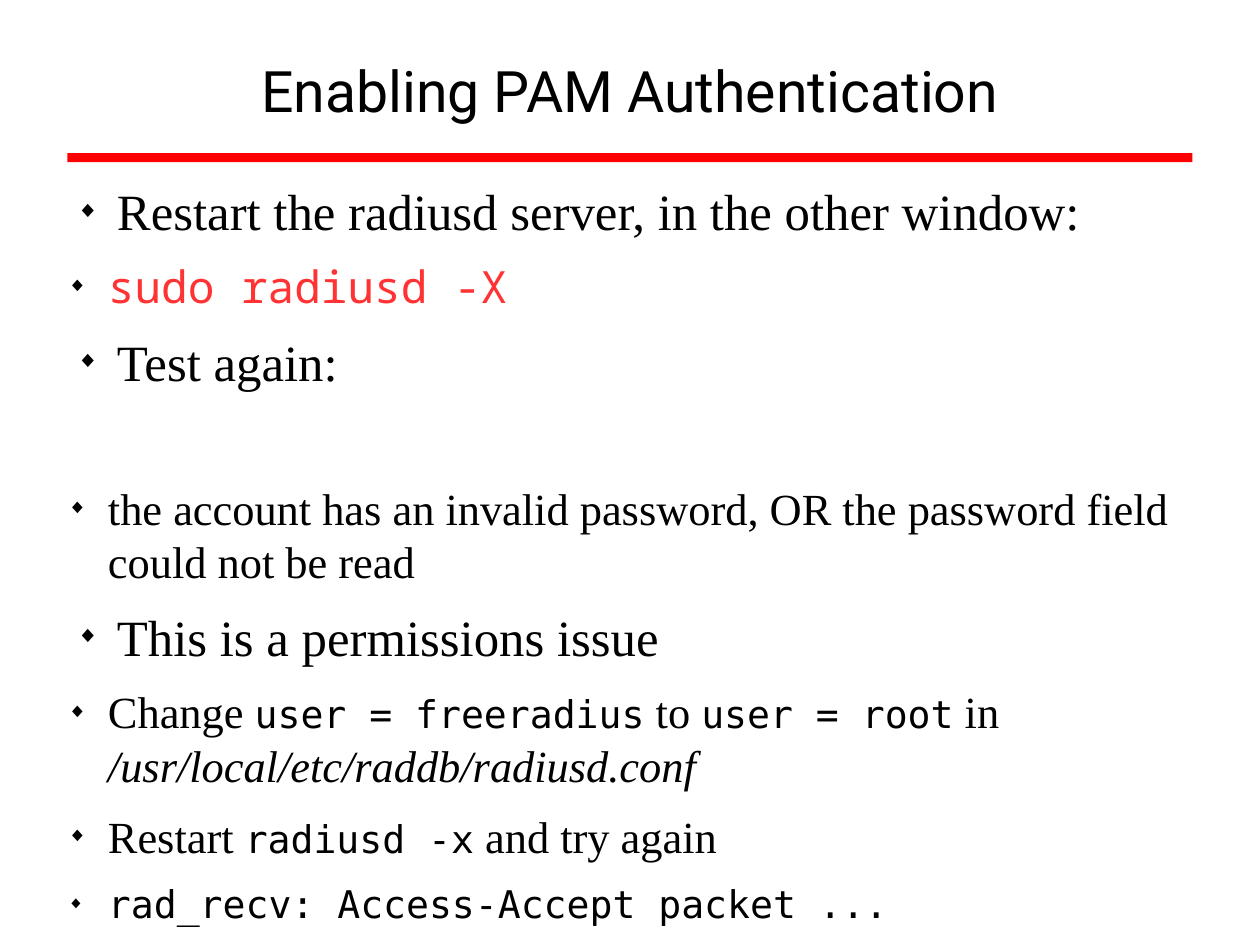
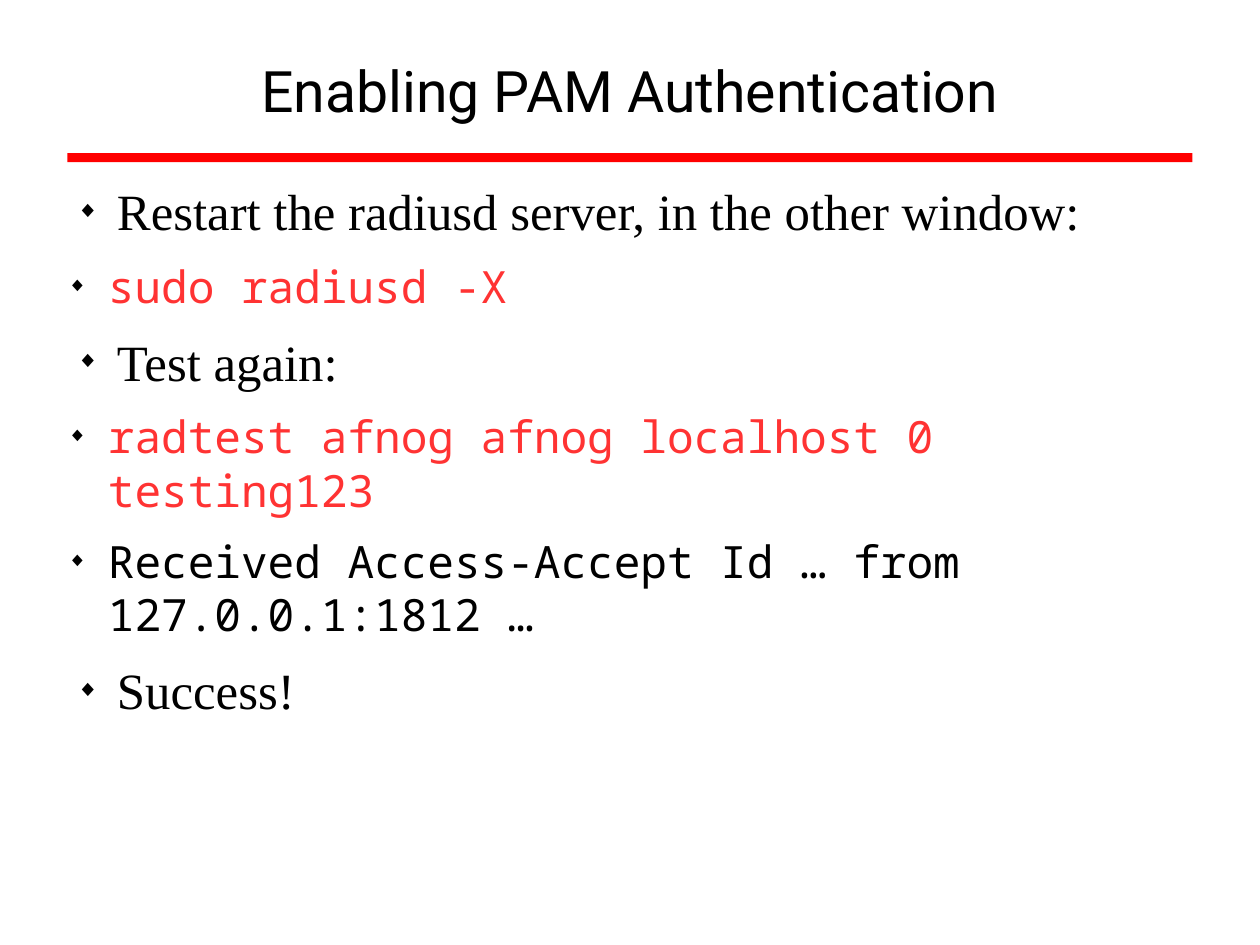
Before and after one commit to afnog/sse, a slide deck: slide 34 of radius/radius_presentation.odp. Drawn at 1260x945 pixels with LibreOffice and Linux fonts; fonts in the diff are those of the drawing; background and template pictures are left out. Boxes give left, top, right and bottom in pixels: in the first picture for what was removed or moved away, otherwise in the second. Text is boxed around its words. In the diff, an @@ line names an element or a change of style, - is before the commit and + after.

```diff
--- a/radius/radius_presentation.odp
+++ b/radius/radius_presentation.odp
@@ text at bbox=[108, 419, 960, 710]: text changed; font Times New Roman to Noto Sans Mono @@
-  ◆ the account has an invalid password, OR the password field could not be read
-◆ This is a permissions issue
-  ◆ Change user = freeradius to user = root in /usr/local/etc/raddb/radiusd.conf
-  ◆ Restart radiusd -x and try again
-  ◆ rad_recv: Access-Accept packet ...
+  ◆ radtest afnog afnog localhost 0 testing123
+  ◆ Received Access-Accept Id … from 127.0.0.1:1812 …
+◆ Success!
```
Also in this commit, not shown: 1 other file.
